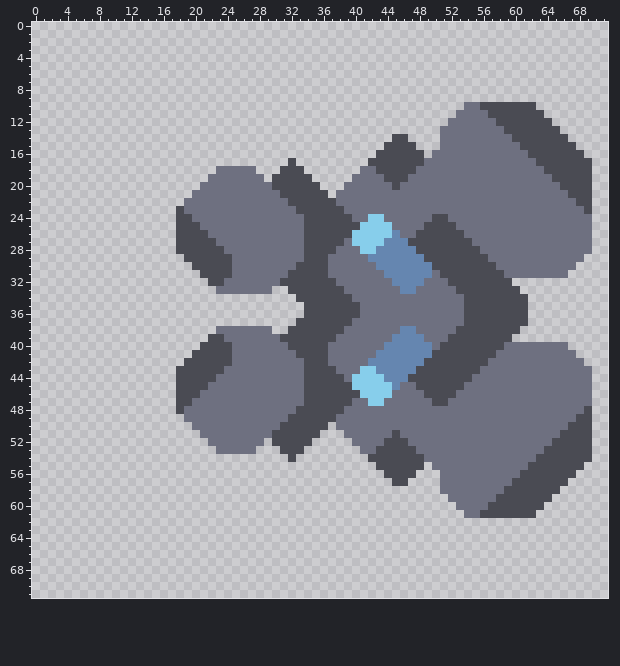
Two states of a sprite sheet, sprites/units/monolith/pylon-foot.png. That is the earlier state.
The file is 72x72 pixels.
The result:
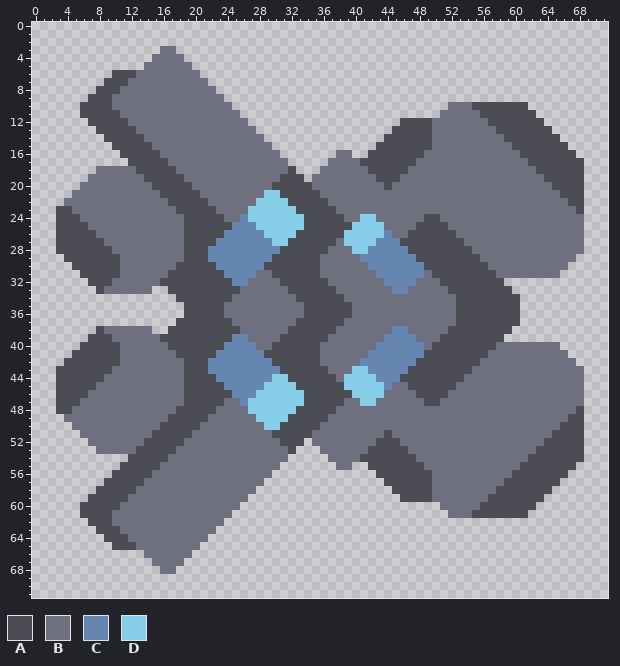
Palette (. is transparent): A #4a4b53  B #6e7080  C #6586b0  D #87ceeb
Message: finished pylon / changed loader.js
Diff:
Changed rows in their new state; - is an unchanged pixel.
first column x 3:
 3 -------------BB----------------------------------------------------
 4 ------------BBBB---------------------------------------------------
 5 -----------BBBBBB--------------------------------------------------
 6 -------AAABBBBBBBB-------------------------------------------------
 7 ------AAABBBBBBBBBB------------------------------------------------
 8 -----AAABBBBBBBBBBBB-----------------------------------------------
 9 ----AAABBBBBBBBBBBBBB----------------------------------------------
10 ---AAAABBBBBBBBBBBBBBB---------------------------BB-A------.-------
11 ---AAAAABBBBBBBBBBBBBBB-------------------------BB---A------.------
12 ----AAAAABBBBBBBBBBBBBBB-------------------AAAABB-----A------.-----
13 -----AAAAABBBBBBBBBBBBBBB-----------------AAAAAB-------A------.----
14 ------AAAAABBBBBBBBBBBBBBB---------------A--AAAB--------A------.---
15 -------AAAAABBBBBBBBBBBBBBB-------------A----AAB---------A------.--
16 --------AAAAABBBBBBBBBBBBBBB-------BB--A------B-----------A------.-
17 ---------AAAAABBBBBBBBBBBBBBB.----BBBBA------B-------------A------.
18 -----BBBBBAAAAABBBBB-----BBBB-.--BBBBB-A----B---------------A-----.
19 ----BBBBBBBAAAAABBB-------BB---.BBBBB---A--B-----------------A----.
20 ---BBBBBBBBBAAAAAB--------------BBBB-----AB-------------------A---.
21 --BBBBBBBBBBBAAAAA--------DD-----BB----------------------------A--.
22 -BBBBBBBBBBBBBAAAAA------DDDD-----B-----------------------------A-.
23 AABBBBBBBBBBBBB-AAAA----DDDDDD-----B-----------------------------A.
24 AAABBBBBBBBBBBBB-AAAA--CDDDDDDD-----B-D-B-----A-B-----------------.
25 AAAABBBBBBBBBBBB--AAAACCCDDDDDD------D---B---A---B----------------.
26 AAAAABBBBBBBBBBB---AACCCCCDDDDA-----D----CB-A-----B---------------.
27 AAAAAABBBBBBBBBB----CCCCCCCDDAA----BD---C--A-------B--------------.
28 AAAAAAABBBBBBBBB---CCCCCCCCCAAA---B--D-C----A-------B-------------.
29 -AAAAAAABBBBBBBB---CCCCCCCCAAAA--B----C------A-------B-----------.-
30 --AAAAAABBBBBBBAA---CCCCCCAAAA---B-----C------A-------B---------.--
31 ---AAAAABBBBBBAAAA---CCCC--AA----B------C-----BA-------B-------.---
32 ----AAABBBBBBAAAAAA--ACC----------B------C---B--A-------.----------
33 -----ABBBBBB--AAAAAAAAA----BB------B------C-B----A-------.---------
34 ---------------AAAAAAABBBBBBBB------B-------------A-------.--------
35 ----------------AAAAABBBBBBBBBB------B------------A-------.--------
36 ----------------AAAAABBBBBBBBBB------B------------A-------.--------
37 ---------------AAAAAAABBBBBBBB------B-------------A-------.--------
38 -----ABBBBBB--AAAAAAAAA----BB------B------C-B----A-------.---------
39 ----AAABBBBBBAAAAAA--ACC----------B------C---B--A-------.----------
40 ---AAAAABBBBBBAAAA---CCCC--AA----B------C-----BA-------B-------.---
41 --AAAAAABBBBBBBAA---CCCCCCAAAA---B-----C------A-------B---------.--
42 -AAAAAAABBBBBBBB---CCCCCCCCAAAA--B----C------A-------B-----------.-
43 AAAAAAABBBBBBBBB---CCCCCCCCCAAA---B--D-C----A-------B-------------.
44 AAAAAABBBBBBBBBB----CCCCCCCDDAA----BD---C--A-------B--------------.
45 AAAAABBBBBBBBBBB---AACCCCCDDDDA-----D----CB-A-----B---------------.
46 AAAABBBBBBBBBBBB--AAAACCCDDDDDD------D---B---A---B----------------.
47 AAABBBBBBBBBBBBB-AAAA--CDDDDDDD-----B-D-B-----A-B-----------------.
48 AABBBBBBBBBBBBB-AAAA----DDDDDD-----B-----------------------------A.
49 -BBBBBBBBBBBBBAAAAA------DDDD-----B-----------------------------A-.
50 --BBBBBBBBBBBAAAAA--------DD-----BB----------------------------A--.
51 ---BBBBBBBBBAAAAAB--------------BBBB-----AB-------------------A---.
52 ----BBBBBBBAAAAABBB-------BB---.BBBBB---A--B-----------------A----.
53 -----BBBBBAAAAABBBBB-----BBBB-.--BBBBB-A----B---------------A-----.
54 ---------AAAAABBBBBBBBBBBBBBB.----BBBBA------B-------------A------.
55 --------AAAAABBBBBBBBBBBBBBB-------BB--A------B-----------A------.-
56 -------AAAAABBBBBBBBBBBBBBB-------------A----AAB---------A------.--
57 ------AAAAABBBBBBBBBBBBBBB---------------A--AAAB--------A------.---
58 -----AAAAABBBBBBBBBBBBBBB-----------------AAAAAB-------A------.----
59 ----AAAAABBBBBBBBBBBBBBB-------------------AAAABB-----A------.-----
60 ---AAAAABBBBBBBBBBBBBBB-------------------------BB---A------.------
61 ---AAAABBBBBBBBBBBBBBB---------------------------BB-A------.-------
62 ----AAABBBBBBBBBBBBBB----------------------------------------------
63 -----AAABBBBBBBBBBBB-----------------------------------------------
64 ------AAABBBBBBBBBB------------------------------------------------
65 -------AAABBBBBBBB-------------------------------------------------
66 -----------BBBBBB--------------------------------------------------
67 ------------BBBB---------------------------------------------------
68 -------------BB----------------------------------------------------
